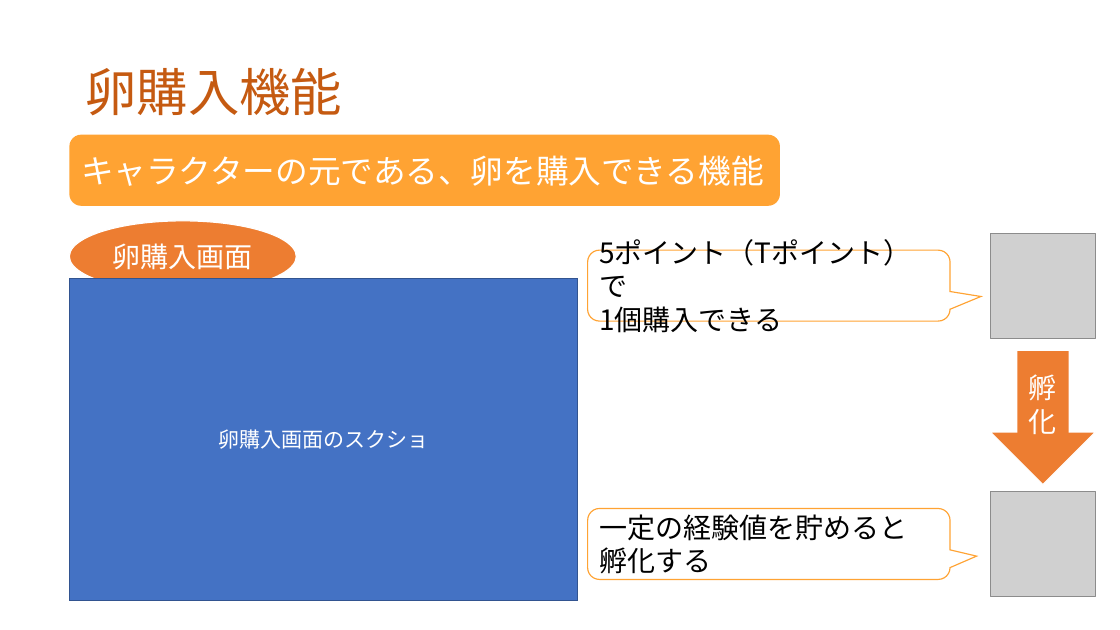
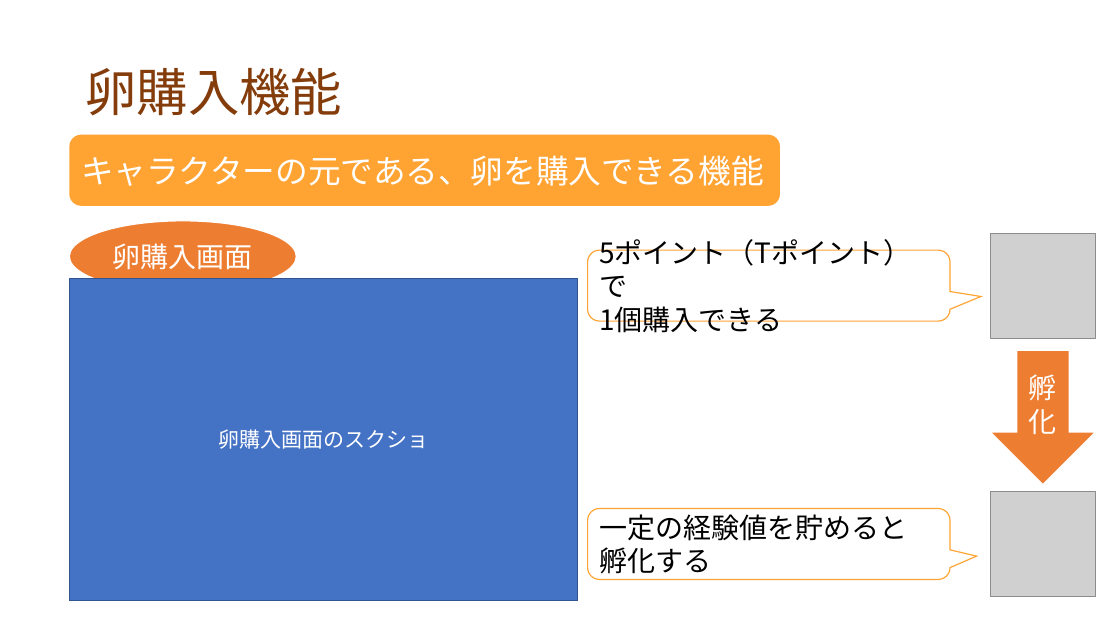
Before and after one commit to dojo2022/F-3, a slide deck: slide 12 of doc/プレゼン資料_F3_なかおっち.pptx (slide 11 before the commit). Drawn at 1120x630 pixels with LibreOffice and Linux fonts; fonts in the diff are those of the drawing; grey boxes stand for pictures. Boxes give left, top, right and bottom in pixels: in the first picture for what was removed or moved away, otherwise in the second. Text is boxed around its words. In the diff, an @@ line names an element or a change of style, - is before the commit and + after.

```diff
--- a/doc/プレゼン資料_F3_なかおっち.pptx
+++ b/doc/プレゼン資料_F3_なかおっち.pptx
@@ title "卵購入機能" at <box>85,68,342,116</box>: text colour #C55A11 to #843C0B @@
```
Also in this commit, not shown: 6 other slides changed, 7 slides added, 6 slides removed, 1 other file.
